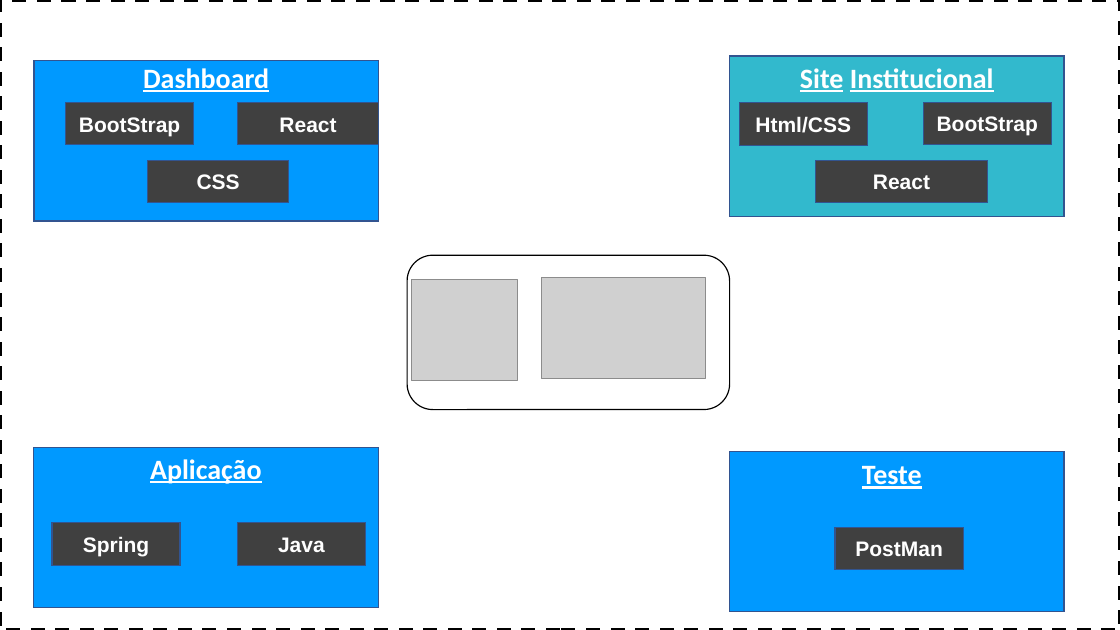
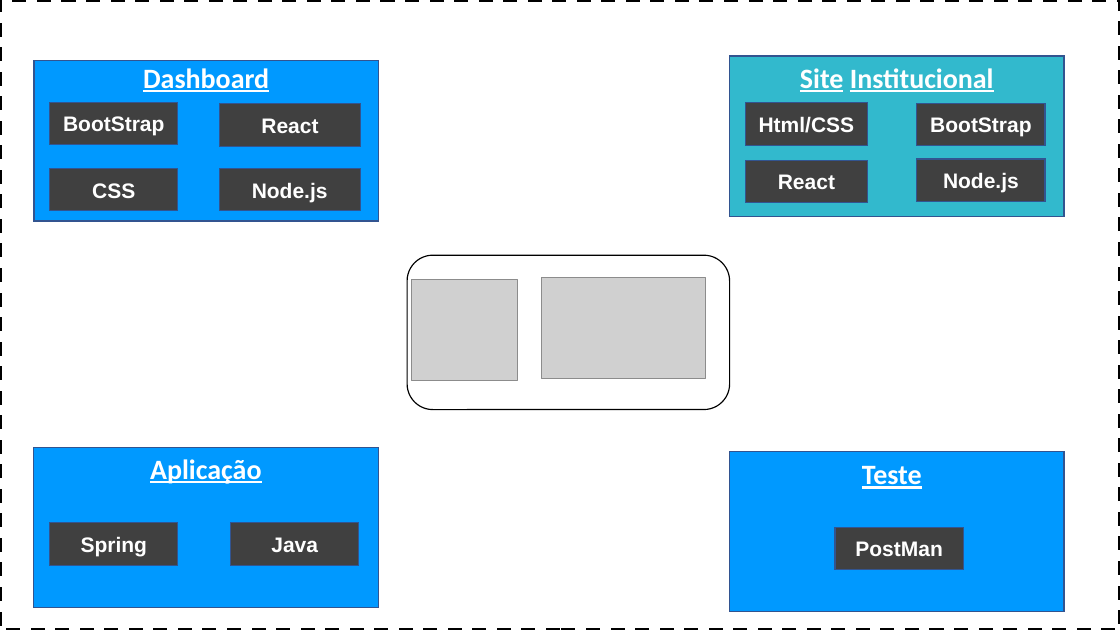
Before and after one commit to Fabicaneyu/JustDoIT, a slide deck: slide 1 of EngenhariaSoftware/Diagrama-Gerson/Diagrama(Aula Gerson).pptx. Drawn at 1120x630 pixels with LibreOffice and Linux fonts; fonts in the diff are those of the drawing; grey boxes stand for pictures. Boxes give left, top, right and bottom in pixels: in the first picture for what was removed or moved away, otherwise in the second. Text is boxed around its words. In the diff, an @@ line names an element or a change of style, - is before the commit and + after.

Commit message:
Atualização no Diagrama

```diff
--- a/EngenhariaSoftware/Diagrama-Gerson/Diagrama(Aula Gerson).pptx
+++ b/EngenhariaSoftware/Diagrama-Gerson/Diagrama(Aula Gerson).pptx
@@ rectangle "BootStrap": place and size @@
-rectangle "BootStrap" at box(66, 103, 193, 145)
+rectangle "BootStrap" at box(50, 103, 177, 145)
@@ rectangle "React": place and size @@
-rectangle "React" at box(238, 103, 379, 145)
+rectangle "React" at box(219, 104, 360, 146)
@@ rectangle "Html/CSS": place and size @@
-rectangle "Html/CSS" at box(739, 103, 867, 145)
+rectangle "Html/CSS" at box(745, 103, 867, 145)
@@ rectangle "BootStrap": place and size @@
-rectangle "BootStrap" at box(923, 103, 1051, 145)
+rectangle "BootStrap" at box(918, 103, 1045, 145)
@@ rectangle "CSS": place and size @@
-rectangle "CSS" at box(148, 160, 289, 202)
+rectangle "CSS" at box(50, 169, 177, 211)
@@ rectangle added at box(219, 169, 360, 211), fill #404040, outline #325491 1 pt, 18 pt, text #FFFFFF, bold @@
+Node.js
@@ rectangle "React": place and size @@
-rectangle "React" at box(816, 160, 987, 202)
+rectangle "React" at box(746, 160, 868, 202)
@@ rectangle added at box(918, 159, 1045, 201), fill #404040, outline #325491 1 pt, 18 pt, text #FFFFFF, bold @@
+Node.js
@@ rectangle "Java": place and size @@
-rectangle "Java" at box(238, 523, 365, 565)
+rectangle "Java" at box(231, 523, 359, 565)
```
